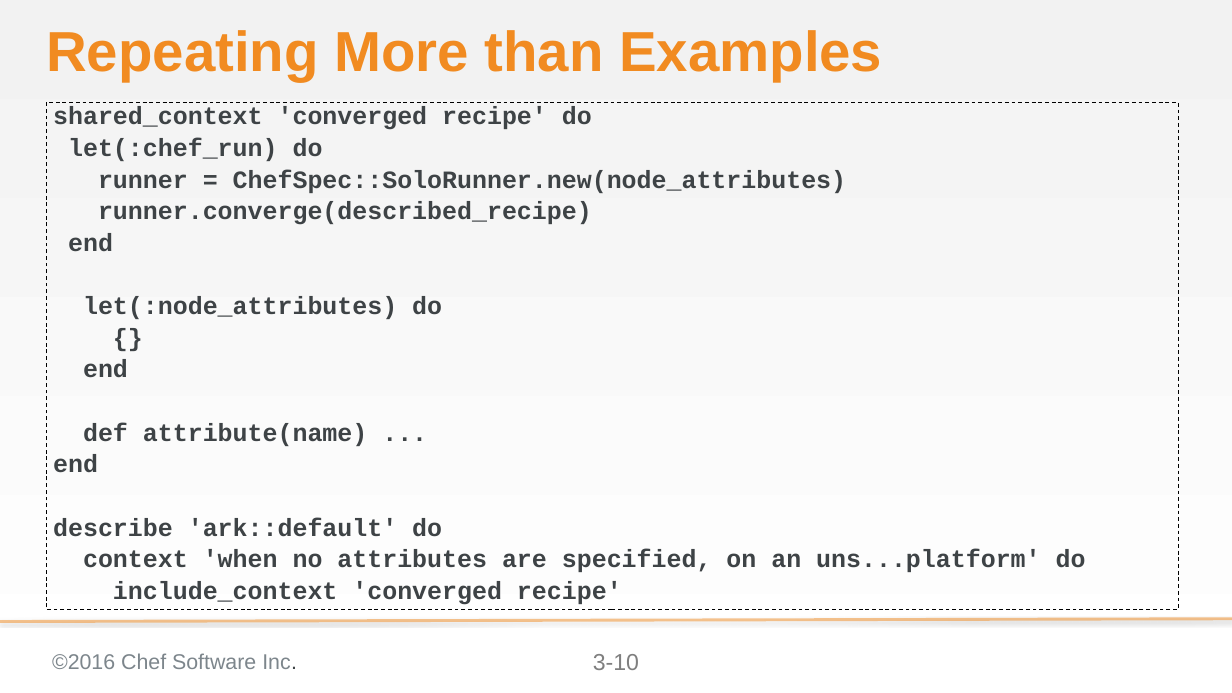
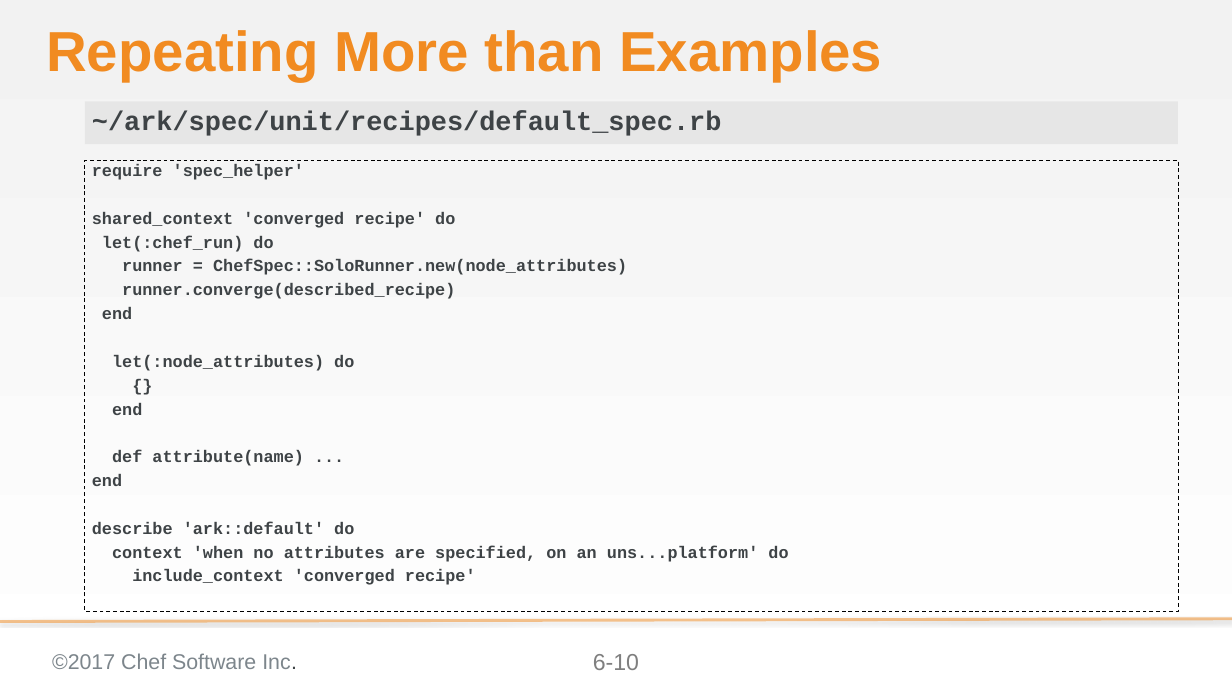
Before and after one commit to chef-training/elegant_tests, a slide deck: slide 10 of 06-shared_context.pptx. Drawn at 1232x693 pixels with LibreOffice and Linux fonts; fonts in the diff are those of the drawing; background and template pictures are left out. Boxes give left, top, right and bottom in pixels: in the first picture for what was removed or moved away, otherwise in the second. Text is boxed around its words. In the diff, an @@ line names an element or a change of style, - is before the commit and + after.

```diff
--- a/06-shared_context.pptx
+++ b/06-shared_context.pptx
@@ text added at box(85, 101, 1178, 144), fill #D9D9D9 at 50% opacity, 28 pt, text #3E4346, bold @@
+~/ark/spec/unit/recipes/default_spec.rb
@@ text "require 'spec_helper'": place and size @@
-text "require 'spec_helper'" at box(46, 102, 1178, 609)
+text "require 'spec_helper'" at box(85, 160, 1178, 611)
@@ text at box(92, 164, 304, 180): paragraph added @@
+require 'spec_helper'
@@ text at box(92, 212, 788, 585): size 25.9 to 17.5 pt @@
@@ text at box(52, 653, 297, 669): text changed @@
-©2016 Chef Software Inc.
+©2017 Chef Software Inc.
@@ page number at box(593, 654, 639, 670): text changed @@
-3-10
+6-10
```
Also in this commit, not shown: 11 other slides changed, 1 slide added, 1 slide removed.
